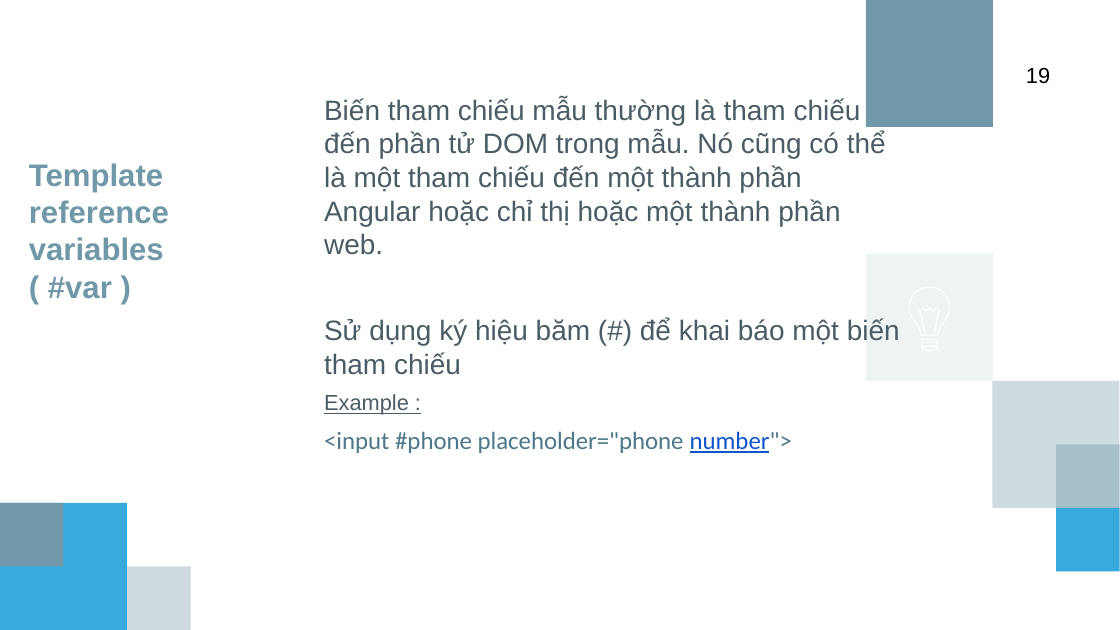
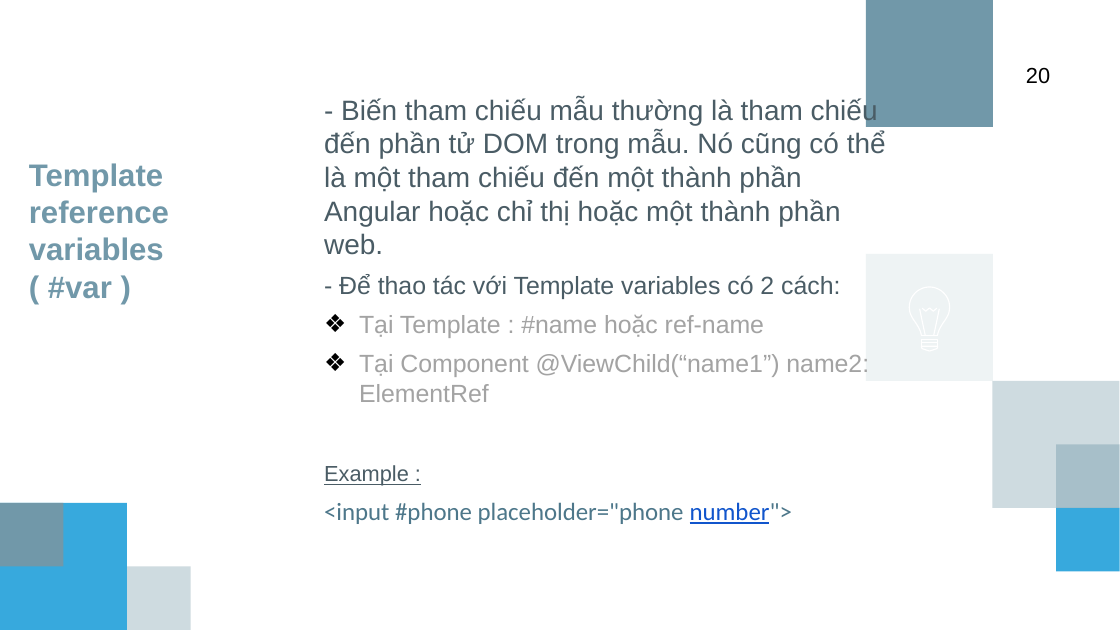
Before and after one commit to hcdung2109/angular4, a slide deck: slide 20 of Angular4.pptx (slide 19 before the commit). Drawn at 1120x630 pixels with LibreOffice and Linux fonts; fonts in the diff are those of the drawing; background and template pictures are left out. Boxes give left, top, right and bottom in pixels: in the first picture for what was removed or moved away, otherwise in the second. Text is boxed around its words. In the diff, an @@ line names an element or a change of style, - is before the commit and + after.

```diff
--- a/Angular4.pptx
+++ b/Angular4.pptx
@@ page number at [1026, 67, 1050, 84]: text changed @@
-19
+20
@@ text at [324, 98, 886, 402]: text changed @@
-Biến tham chiếu mẫu thường là tham chiếu đến phần tử DOM trong mẫu. Nó cũng có thể là một tham chiếu đến một thành phần Angular hoặc chỉ thị hoặc một thành phần web.
-Sử dụng ký hiệu băm (#) để khai báo một biến tham chiếu
+- Biến tham chiếu mẫu thường là tham chiếu đến phần tử DOM trong mẫu. Nó cũng có thể là một tham chiếu đến một thành phần Angular hoặc chỉ thị hoặc một thành phần web.
+- Để thao tác với Template variables có 2 cách:
+❖ Tại Template : #name hoặc ref-name
+❖ Tại Component @ViewChild(“name1”) name2: ElementRef
```
Also in this commit, not shown: 1 other slide changed, 2 slides added, 26 other files.
